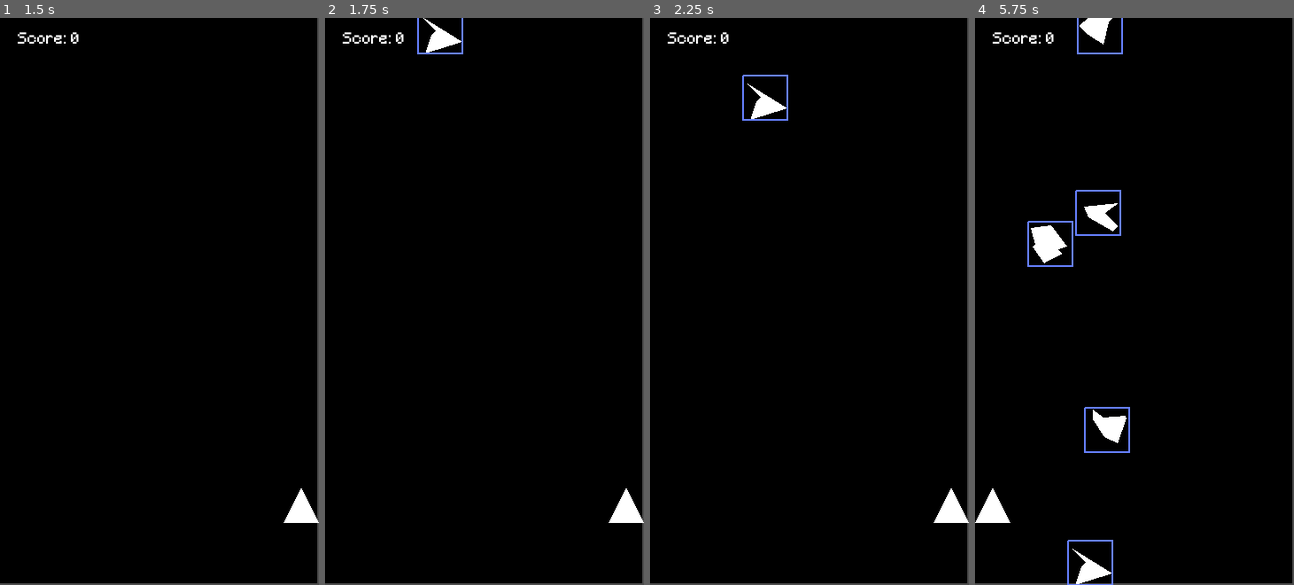
Above: before the commit, frames 1-4 (left to right).
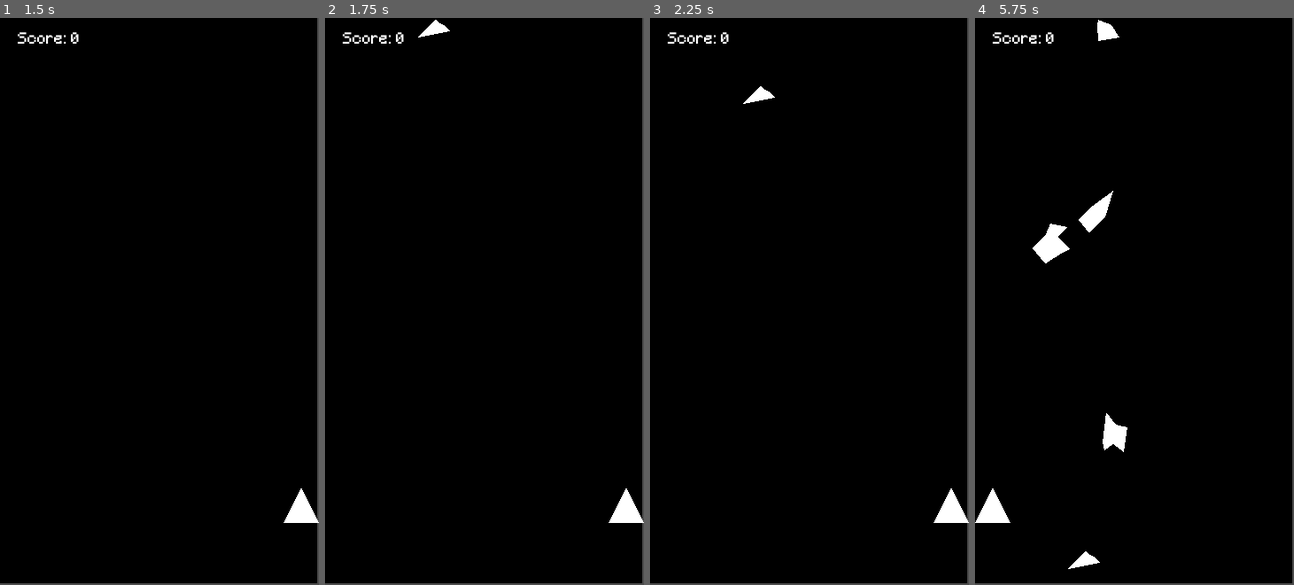
Above: after the commit, the same moments.

Repository: nice-shot/godot_shmup
Game: Godot game, scene res://scenes/main.tscn
The game is run twice, just before and just after one commit, with the same random seed, the same clock (stepped at 60 frames per second) and the same inputs.
Inputs:
- Up to frame 1 (1.5 s): tap Enter (ui_accept) at 0.5, 0.77 s; hold Right (ui_right) 0.53-1.28 s; hold Down (ui_down) from 1.28 s (still down)
- Up to frame 2 (1.75 s): keep holding Down (ui_down); tap Enter (ui_accept) at 1.52 s
- Up to frame 3 (2.25 s): release Down (ui_down) at 2.03 s; hold Right (ui_right) from 2.03 s (still down)
- Up to frame 4 (5.75 s): release Right (ui_right) at 2.78 s; hold Up (ui_up) 2.78-3.53 s; tap Enter (ui_accept) at 3.02, 3.77, 4.52 s; hold Left (ui_left) 3.53-5.03 s; hold Down (ui_down) from 5.03 s (still down)

Frame 1 is identical in both runs. In frame 2, 0.4% of the frame differs, in the area x 28-44%, y 0-7%; in frame 3, 0.5%; in frame 4, 2.1%, in the area x 16-49%, y 0-100%.

Commit message:
fixed bug with asteroid where some would be invisible

Diff:
--- a/scenes/asteroid.tscn
+++ b/scenes/asteroid.tscn
@@ -40,7 +40,3 @@
 [node name="ExplodeSFX" type="AudioStreamPlayer" parent="."]
 stream = SubResource( 2 )
 volume_db = -4.0
-
-[node name="Outline" type="Line2D" parent="."]
-points = PoolVector2Array( -25, -25, 25, -25, 25, 25, -25, 25, -25, -25 )
-width = 2.0
--- a/scripts/asteroid.gd
+++ b/scripts/asteroid.gd
@@ -18,12 +18,28 @@
     var num_of_edges = rng.randi_range(5, 9)
     var points = []
     var half_size = size / 2
+    # Used to distribute the points across the four corners
+    var point_area = rng.randi_range(0, 3)
 
     for _i in range(num_of_edges):
-        points.append(Vector2(
-            rng.randi_range(-half_size, half_size),
-            rng.randi_range(-half_size, half_size)
-        ))
+        var x : int
+        var y : int
+
+        if point_area == 0:
+            x = rng.randi_range(-half_size, 0)
+            y = rng.randi_range(-half_size, 0)
+        elif point_area == 1:
+            x = rng.randi_range(0, half_size)
+            y = rng.randi_range(-half_size, 0)
+        elif point_area == 2:
+            x = rng.randi_range(0, half_size)
+            y = rng.randi_range(0, half_size)
+        else:
+            x = rng.randi_range(-half_size, 0)
+            y = rng.randi_range(0, half_size)
+
+        point_area = (point_area + 1) % 4
+        points.append(Vector2(x, y))
 
     points.sort_custom(self, "_sort_clockwise")
     return PoolVector2Array(points)
